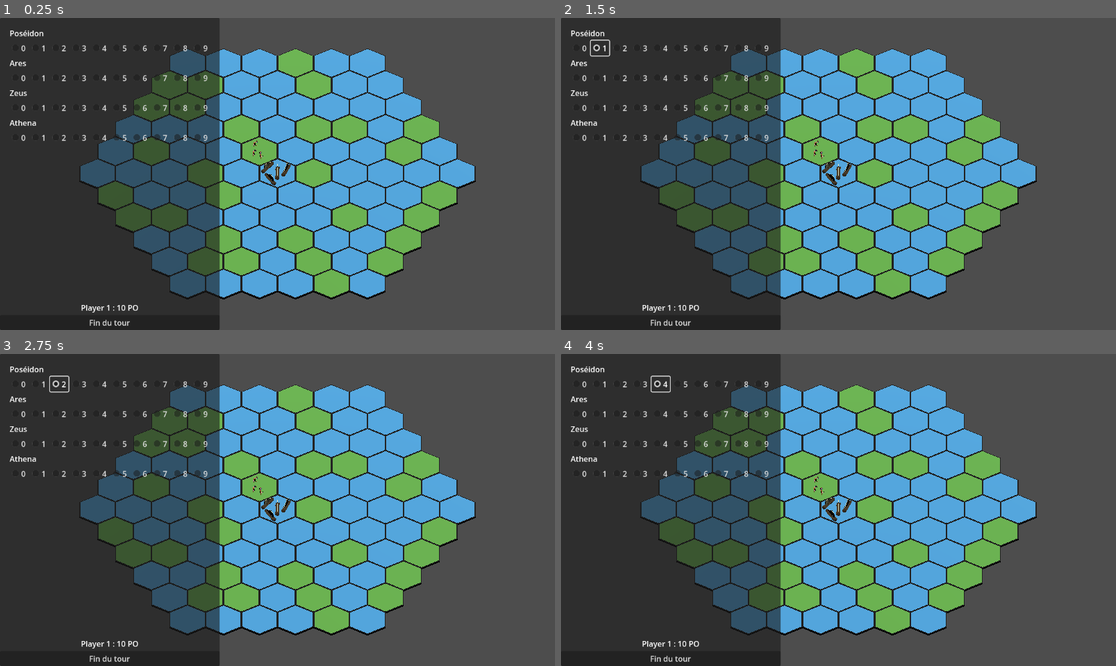
Above: before the commit, frames 1-4 (two rows, left to right).
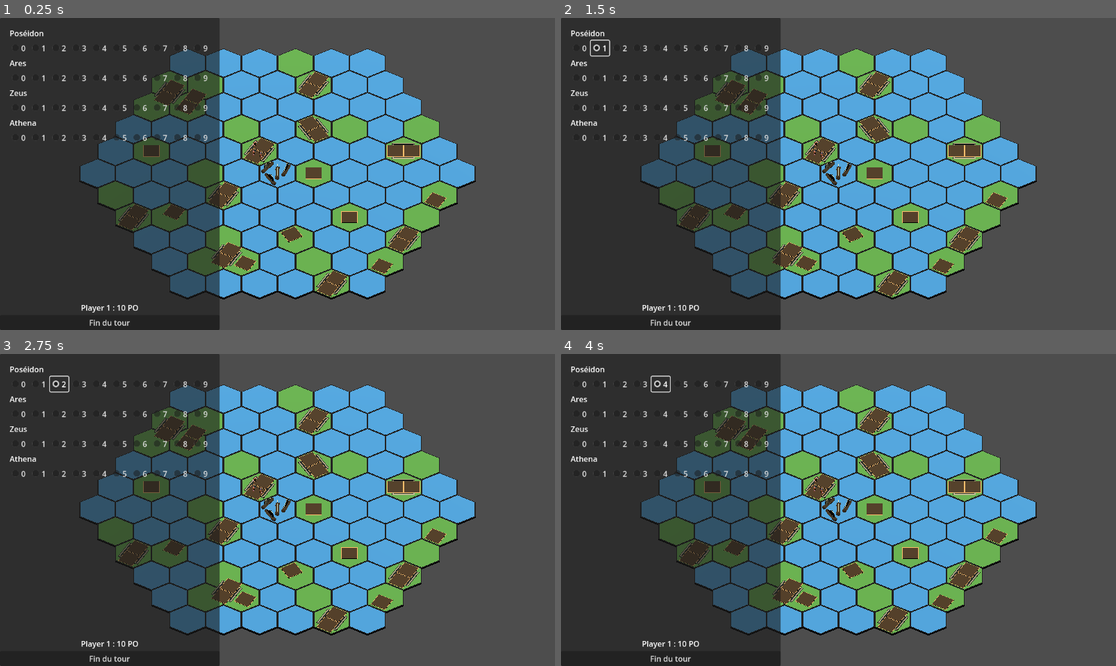
Above: after the commit, the same moments.

Repository: bemug/open-cyclades
Game: Godot game, scene res://game.tscn
Same seed, same stepped clock (60 frames per second), same inputs: the game is played once before the commit and once after it.
Inputs:
- Up to frame 1 (0.25 s): no input
- Up to frame 2 (1.5 s): click "0" at 0.5 s; click "1" at 1.25 s
- Up to frame 3 (2.75 s): click "2" at 2 s
- Up to frame 4 (4 s): click "3" at 2.75 s; click "4" at 3.5 s

The runs differ from the first frame. In frame 1, 3.9% of the frame differs, in the area x 21-81%, y 17-90%; in frame 2, 3.9%; in frame 3, 3.9%; in frame 4, 3.9%.

Commit message:
Add buildings and acropolis.

Diff:
--- /dev/null
+++ b/entities/board/buildings/acropolis_spot.tscn
@@ -0,0 +1,45 @@
+[gd_scene load_steps=6 format=3 uid="uid://cdpy806hm53tu"]
+
+[sub_resource type="BoxMesh" id="BoxMesh_t2yd5"]
+size = Vector3(1, 0.1, 0.05)
+
+[sub_resource type="StandardMaterial3D" id="StandardMaterial3D_p16pv"]
+albedo_color = Color(0.72, 0.693, 0.54, 1)
+
+[sub_resource type="BoxMesh" id="BoxMesh_vda2v"]
+size = Vector3(0.05, 0.1, 0.85)
+
+[sub_resource type="BoxMesh" id="BoxMesh_tkquu"]
+size = Vector3(1.05, 0.1, 1.05)
+
+[sub_resource type="StandardMaterial3D" id="StandardMaterial3D_wkh07"]
+albedo_color = Color(0.13875, 0.15, 0.1365, 1)
+
+[node name="Acropolis" type="Node3D"]
+
+[node name="Meshes" type="Node3D" parent="."]
+
+[node name="MeshInstance3D2" type="MeshInstance3D" parent="Meshes"]
+transform = Transform3D(1.05, 0, 0, 0, 1.05, 0, 0, 0, 1.05, 0, 0.01, 0.5)
+mesh = SubResource("BoxMesh_t2yd5")
+surface_material_override/0 = SubResource("StandardMaterial3D_p16pv")
+
+[node name="MeshInstance3D4" type="MeshInstance3D" parent="Meshes"]
+transform = Transform3D(1.05, 0, 0, 0, 1.05, 0, 0, 0, 1.05, 0, 0.01, -0.5)
+mesh = SubResource("BoxMesh_t2yd5")
+surface_material_override/0 = SubResource("StandardMaterial3D_p16pv")
+
+[node name="MeshInstance3D5" type="MeshInstance3D" parent="Meshes"]
+transform = Transform3D(1.05, 0, 0, 0, 1.05, 0, 0, 0, 1.05, 0.499911, 0.01, 0)
+mesh = SubResource("BoxMesh_vda2v")
+surface_material_override/0 = SubResource("StandardMaterial3D_p16pv")
+
+[node name="MeshInstance3D6" type="MeshInstance3D" parent="Meshes"]
+transform = Transform3D(1.05, 0, 0, 0, 1.05, 0, 0, 0, 1.05, -0.5, 0.01, 0)
+mesh = SubResource("BoxMesh_vda2v")
+surface_material_override/0 = SubResource("StandardMaterial3D_p16pv")
+
+[node name="MeshInstance3D3" type="MeshInstance3D" parent="Meshes"]
+transform = Transform3D(1.05, 0, 0, 0, 1.05, 0, 0, 0, 1.05, 0, 0.005, 0)
+mesh = SubResource("BoxMesh_tkquu")
+surface_material_override/0 = SubResource("StandardMaterial3D_wkh07")
--- /dev/null
+++ b/entities/board/buildings/small_building_spot.tscn
@@ -0,0 +1,24 @@
+[gd_scene load_steps=4 format=3 uid="uid://d3ycc2ci8v7tv"]
+
+[sub_resource type="BoxMesh" id="BoxMesh_dftg6"]
+size = Vector3(0.75, 0.1, 0.75)
+
+[sub_resource type="StandardMaterial3D" id="StandardMaterial3D_yhg8d"]
+albedo_color = Color(0.31, 0.2263, 0.124, 1)
+
+[sub_resource type="StandardMaterial3D" id="StandardMaterial3D_lps3y"]
+albedo_color = Color(1, 0.73, 0.4, 1)
+
+[node name="SmallBuildingSpot" type="Node3D"]
+
+[node name="Meshes" type="Node3D" parent="."]
+
+[node name="MeshInstance3D" type="MeshInstance3D" parent="Meshes"]
+transform = Transform3D(1, 0, 0, 0, 1, 0, 0, 0, 1, 0, 0.021158, 0)
+mesh = SubResource("BoxMesh_dftg6")
+surface_material_override/0 = SubResource("StandardMaterial3D_yhg8d")
+
+[node name="MeshInstance3D2" type="MeshInstance3D" parent="Meshes"]
+transform = Transform3D(1.05, 0, 0, 0, 1.05, 0, 0, 0, 1.05, 0, 0.01, 0)
+mesh = SubResource("BoxMesh_dftg6")
+surface_material_override/0 = SubResource("StandardMaterial3D_lps3y")
--- a/entities/board/tiles/hextile.gd
+++ b/entities/board/tiles/hextile.gd
@@ -13,16 +13,14 @@
 # Public Methods
 # ------------------------------------------------------------------------------
 func highlight(b: bool) -> void :
-	if(b):
-		for nodes: Node in $Meshes.get_children():
-			for mesh: MeshInstance3D in nodes.get_children():
-				if(mesh.name == "InnerMesh"): # TODO hardcoded for the moment
-					mesh.transparency = 0
-	else:
-		for nodes: Node in $Meshes.get_children():
-			for mesh: MeshInstance3D in nodes.get_children():
-				if(mesh.name == "InnerMesh"): # TODO hardcoded for the moment
-					mesh.transparency = 0.50
+		for node: Node in $Meshes.get_children():
+			for child: Node in node.get_children():
+				if(child.name == "InnerMesh"): # TODO hardcoded for the moment
+					var mesh: MeshInstance3D = child as MeshInstance3D
+					if(b):
+						mesh.transparency = 0
+					else:
+						mesh.transparency = 0.50
 
 # ------------------------------------------------------------------------------
 # Listeners (connected to external signals)
--- a/entities/board/tiles/islands/island1tile.tscn
+++ b/entities/board/tiles/islands/island1tile.tscn
@@ -1,6 +1,7 @@
-[gd_scene load_steps=6 format=3 uid="uid://dd6xfgrl7hu0t"]
+[gd_scene load_steps=7 format=3 uid="uid://dd6xfgrl7hu0t"]
 
 [ext_resource type="Script" path="res://entities/board/tiles/hextile.gd" id="1_vok66"]
+[ext_resource type="PackedScene" uid="uid://d3ycc2ci8v7tv" path="res://entities/board/buildings/small_building_spot.tscn" id="2_s88yo"]
 
 [sub_resource type="StandardMaterial3D" id="StandardMaterial3D_yiiau"]
 albedo_color = Color(0.402667, 0.689056, 0.297564, 1)
@@ -38,6 +39,8 @@
 mesh = SubResource("CylinderMesh_xnh78")
 skeleton = NodePath("../../..")
 
+[node name="SmallBuildingSpot" parent="Meshes" instance=ExtResource("2_s88yo")]
+
 [node name="Area3D" type="Area3D" parent="."]
 
 [node name="CollisionA" type="CollisionShape3D" parent="Area3D"]
--- a/entities/board/tiles/islands/island2tiles.tscn
+++ b/entities/board/tiles/islands/island2tiles.tscn
@@ -1,6 +1,8 @@
-[gd_scene load_steps=6 format=3 uid="uid://bivm2awixmf4g"]
+[gd_scene load_steps=8 format=3 uid="uid://bivm2awixmf4g"]
 
 [ext_resource type="Script" path="res://entities/board/tiles/hextile.gd" id="1_fltsv"]
+[ext_resource type="PackedScene" uid="uid://d3ycc2ci8v7tv" path="res://entities/board/buildings/small_building_spot.tscn" id="2_qditg"]
+[ext_resource type="PackedScene" uid="uid://cdpy806hm53tu" path="res://entities/board/buildings/acropolis_spot.tscn" id="3_wp88m"]
 
 [sub_resource type="StandardMaterial3D" id="StandardMaterial3D_eyrcg"]
 albedo_color = Color(0.402667, 0.689056, 0.297564, 1)
@@ -55,6 +57,15 @@
 mesh = SubResource("CylinderMesh_i56ie")
 skeleton = NodePath("../../..")
 
+[node name="SmallBuildingSpot" parent="Meshes" instance=ExtResource("2_qditg")]
+transform = Transform3D(0.5, 0, 0.866025, 0, 1, 0, -0.866025, 0, 0.5, 0.632659, 0, 0.392061)
+
+[node name="SmallBuildingSpot2" parent="Meshes" instance=ExtResource("2_qditg")]
+transform = Transform3D(0.5, 0, 0.866025, 0, 1, 0, -0.866025, 0, 0.5, 0.224052, 0, 1.09641)
+
+[node name="Acropolis" parent="Meshes" instance=ExtResource("3_wp88m")]
+transform = Transform3D(0.5, 0, 0.866025, 0, 1, 0, -0.866025, 0, 0.5, 0.433, 0, 0.75)
+
 [node name="Area3D" type="Area3D" parent="."]
 
 [node name="CollisionA" type="CollisionShape3D" parent="Area3D"]
--- a/entities/board/tiles/islands/island3tilesishape.tscn
+++ b/entities/board/tiles/islands/island3tilesishape.tscn
@@ -1,6 +1,8 @@
-[gd_scene load_steps=6 format=3 uid="uid://b4pcfgftgo5e5"]
+[gd_scene load_steps=8 format=3 uid="uid://b4pcfgftgo5e5"]
 
 [ext_resource type="Script" path="res://entities/board/tiles/hextile.gd" id="1_busu5"]
+[ext_resource type="PackedScene" uid="uid://d3ycc2ci8v7tv" path="res://entities/board/buildings/small_building_spot.tscn" id="2_d50ii"]
+[ext_resource type="PackedScene" uid="uid://cdpy806hm53tu" path="res://entities/board/buildings/acropolis_spot.tscn" id="3_uy4lh"]
 
 [sub_resource type="StandardMaterial3D" id="StandardMaterial3D_i82gl"]
 albedo_color = Color(0.402667, 0.689056, 0.297564, 1)
@@ -70,6 +72,18 @@
 mesh = SubResource("CylinderMesh_ths01")
 skeleton = NodePath("../../..")
 
+[node name="SmallBuildingSpot" parent="Meshes" instance=ExtResource("2_d50ii")]
+transform = Transform3D(0.5, 0, 0.866025, 0, 1, 0, -0.866025, 0, 0.5, 1.08533, 0, 1.16004)
+
+[node name="SmallBuildingSpot2" parent="Meshes" instance=ExtResource("2_d50ii")]
+transform = Transform3D(0.5, 0, 0.866025, 0, 1, 0, -0.866025, 0, 0.5, 0.676724, 0, 1.8644)
+
+[node name="SmallBuildingSpot3" parent="Meshes" instance=ExtResource("2_d50ii")]
+transform = Transform3D(0.5, 0, -0.866025, 0, 1, 0, 0.866025, 0, 0.5, -1.04847, 0, -1.8371)
+
+[node name="Acropolis" parent="Meshes" instance=ExtResource("3_uy4lh")]
+transform = Transform3D(0.5, 0, 0.866025, 0, 1, 0, -0.866025, 0, 0.5, 0.885672, 0, 1.51798)
+
 [node name="Area3D" type="Area3D" parent="."]
 
 [node name="CollisionA" type="CollisionShape3D" parent="Area3D"]
--- a/entities/board/tiles/islands/island3tilestriangle.tscn
+++ b/entities/board/tiles/islands/island3tilestriangle.tscn
@@ -1,6 +1,8 @@
-[gd_scene load_steps=6 format=3 uid="uid://2h88qojskcr3"]
+[gd_scene load_steps=8 format=3 uid="uid://2h88qojskcr3"]
 
 [ext_resource type="Script" path="res://entities/board/tiles/hextile.gd" id="1_a2yh0"]
+[ext_resource type="PackedScene" uid="uid://d3ycc2ci8v7tv" path="res://entities/board/buildings/small_building_spot.tscn" id="2_skpan"]
+[ext_resource type="PackedScene" uid="uid://cdpy806hm53tu" path="res://entities/board/buildings/acropolis_spot.tscn" id="3_ng2uv"]
 
 [sub_resource type="StandardMaterial3D" id="StandardMaterial3D_8peda"]
 albedo_color = Color(0.402667, 0.689056, 0.297564, 1)
@@ -71,6 +73,18 @@
 mesh = SubResource("CylinderMesh_unxr6")
 skeleton = NodePath("../../..")
 
+[node name="SmallBuildingSpot" parent="Meshes" instance=ExtResource("2_skpan")]
+transform = Transform3D(0.5, 0, 0.866025, 0, 1, 0, -0.866025, 0, 0.5, 0.352853, 0, -0.274181)
+
+[node name="SmallBuildingSpot2" parent="Meshes" instance=ExtResource("2_skpan")]
+transform = Transform3D(0.5, 0, 0.866025, 0, 1, 0, -0.866025, 0, 0.5, 1.0452, 0, 0.626399)
+
+[node name="SmallBuildingSpot3" parent="Meshes" instance=ExtResource("2_skpan")]
+transform = Transform3D(0.5, 0, 0.866025, 0, 1, 0, -0.866025, 0, 0.5, -0.0557532, 0, 0.430173)
+
+[node name="Acropolis" parent="Meshes" instance=ExtResource("3_ng2uv")]
+transform = Transform3D(0.5, 0, 0.866025, 0, 1, 0, -0.866025, 0, 0.5, 0.153195, 0, 0.0837587)
+
 [node name="Area3D" type="Area3D" parent="."]
 
 [node name="CollisionA" type="CollisionShape3D" parent="Area3D"]
--- a/entities/board/tiles/islands/island3tilesvshape.tscn
+++ b/entities/board/tiles/islands/island3tilesvshape.tscn
@@ -1,6 +1,8 @@
-[gd_scene load_steps=6 format=3 uid="uid://drwpuvppadvma"]
+[gd_scene load_steps=8 format=3 uid="uid://drwpuvppadvma"]
 
 [ext_resource type="Script" path="res://entities/board/tiles/hextile.gd" id="1_48rwj"]
+[ext_resource type="PackedScene" uid="uid://d3ycc2ci8v7tv" path="res://entities/board/buildings/small_building_spot.tscn" id="2_kvjmv"]
+[ext_resource type="PackedScene" uid="uid://cdpy806hm53tu" path="res://entities/board/buildings/acropolis_spot.tscn" id="3_vn2oj"]
 
 [sub_resource type="StandardMaterial3D" id="StandardMaterial3D_7kdff"]
 albedo_color = Color(0.402667, 0.689056, 0.297564, 1)
@@ -71,6 +73,18 @@
 mesh = SubResource("CylinderMesh_akrbw")
 skeleton = NodePath("../../..")
 
+[node name="SmallBuildingSpot" parent="Meshes" instance=ExtResource("2_kvjmv")]
+transform = Transform3D(0.5, 0, 0.866025, 0, 1, 0, -0.866025, 0, 0.5, -0.0899259, 0, 0.150489)
+
+[node name="SmallBuildingSpot2" parent="Meshes" instance=ExtResource("2_kvjmv")]
+transform = Transform3D(0.5, 0, 0.866025, 0, 1, 0, -0.866025, 0, 0.5, -0.498532, 0, 0.854843)
+
+[node name="SmallBuildingSpot3" parent="Meshes" instance=ExtResource("2_kvjmv")]
+transform = Transform3D(0.5, 0, 0.866025, 0, 1, 0, -0.866025, 0, 0.5, 1.66278, 0, 0.150489)
+
+[node name="Acropolis" parent="Meshes" instance=ExtResource("3_vn2oj")]
+transform = Transform3D(0.5, 0, 0.866025, 0, 1, 0, -0.866025, 0, 0.5, -0.289584, 0, 0.508429)
+
 [node name="Area3D" type="Area3D" parent="."]
 
 [node name="CollisionA" type="CollisionShape3D" parent="Area3D"]
--- a/entities/board/tiles/islands/island4tilesishape.tscn
+++ b/entities/board/tiles/islands/island4tilesishape.tscn
@@ -1,6 +1,8 @@
-[gd_scene load_steps=6 format=3 uid="uid://cvdnvtd1c1bse"]
+[gd_scene load_steps=8 format=3 uid="uid://cvdnvtd1c1bse"]
 
 [ext_resource type="Script" path="res://entities/board/tiles/hextile.gd" id="1_qowol"]
+[ext_resource type="PackedScene" uid="uid://d3ycc2ci8v7tv" path="res://entities/board/buildings/small_building_spot.tscn" id="2_byo4l"]
+[ext_resource type="PackedScene" uid="uid://cdpy806hm53tu" path="res://entities/board/buildings/acropolis_spot.tscn" id="3_p14o6"]
 
 [sub_resource type="StandardMaterial3D" id="StandardMaterial3D_cp6jd"]
 albedo_color = Color(0.402667, 0.689056, 0.297564, 1)
@@ -87,6 +89,21 @@
 mesh = SubResource("CylinderMesh_v7s1k")
 skeleton = NodePath("../../..")
 
+[node name="SmallBuildingSpot" parent="Meshes" instance=ExtResource("2_byo4l")]
+transform = Transform3D(-0.502145, 0, 0.864784, 0, 1, 0, -0.864784, 0, -0.502145, 0.229265, 0, 0.398981)
+
+[node name="SmallBuildingSpot3" parent="Meshes" instance=ExtResource("2_byo4l")]
+transform = Transform3D(-0.502145, 0, 0.864784, 0, 1, 0, -0.864784, 0, -0.502145, 0.636699, 0, 1.10401)
+
+[node name="Acropolis" parent="Meshes" instance=ExtResource("3_p14o6")]
+transform = Transform3D(-0.502145, 0, 0.864784, 0, 1, 0, -0.864784, 0, -0.502145, 0.440292, 0, 0.750339)
+
+[node name="SmallBuildingSpot2" parent="Meshes" instance=ExtResource("2_byo4l")]
+transform = Transform3D(-0.502145, 0, 0.864784, 0, 1, 0, -0.864784, 0, -0.502145, 1.4919, 0, 2.56463)
+
+[node name="SmallBuildingSpot4" parent="Meshes" instance=ExtResource("2_byo4l")]
+transform = Transform3D(-0.502145, 0, 0.864784, 0, 1, 0, -0.864784, 0, -0.502145, -1.10477, 0, -1.91165)
+
 [node name="Area3D" type="Area3D" parent="."]
 
 [node name="CollisionA" type="CollisionShape3D" parent="Area3D"]
--- a/entities/board/tiles/islands/island4tilessquare.tscn
+++ b/entities/board/tiles/islands/island4tilessquare.tscn
@@ -1,6 +1,8 @@
-[gd_scene load_steps=6 format=3 uid="uid://cbkgtp8no76r3"]
+[gd_scene load_steps=8 format=3 uid="uid://cbkgtp8no76r3"]
 
 [ext_resource type="Script" path="res://entities/board/tiles/hextile.gd" id="1_7dr4o"]
+[ext_resource type="PackedScene" uid="uid://d3ycc2ci8v7tv" path="res://entities/board/buildings/small_building_spot.tscn" id="2_lxk7e"]
+[ext_resource type="PackedScene" uid="uid://cdpy806hm53tu" path="res://entities/board/buildings/acropolis_spot.tscn" id="3_2juvx"]
 
 [sub_resource type="StandardMaterial3D" id="StandardMaterial3D_hr60i"]
 albedo_color = Color(0.402667, 0.689056, 0.297564, 1)
@@ -87,6 +89,21 @@
 mesh = SubResource("CylinderMesh_xgafu")
 skeleton = NodePath("../../..")
 
+[node name="SmallBuildingSpot" parent="Meshes" instance=ExtResource("2_lxk7e")]
+transform = Transform3D(0.5, 0, 0.866025, 0, 1, 0, -0.866025, 0, 0.5, -0.228893, 0, -0.566321)
+
+[node name="SmallBuildingSpot2" parent="Meshes" instance=ExtResource("2_lxk7e")]
+transform = Transform3D(0.5, 0, 0.866025, 0, 1, 0, -0.866025, 0, 0.5, -0.637499, 0, 0.138033)
+
+[node name="Acropolis" parent="Meshes" instance=ExtResource("3_2juvx")]
+transform = Transform3D(0.5, 0, 0.866025, 0, 1, 0, -0.866025, 0, 0.5, -0.428551, 0, -0.208382)
+
+[node name="SmallBuildingSpot3" parent="Meshes" instance=ExtResource("2_lxk7e")]
+transform = Transform3D(0.5, 0, 0.866025, 0, 1, 0, -0.866025, 0, 0.5, 0.816619, 0, 0.037405)
+
+[node name="SmallBuildingSpot4" parent="Meshes" instance=ExtResource("2_lxk7e")]
+transform = Transform3D(0.5, 0, 0.866025, 0, 1, 0, -0.866025, 0, 0.5, 0.408012, 0, 0.741759)
+
 [node name="Area3D" type="Area3D" parent="."]
 
 [node name="CollisionA" type="CollisionShape3D" parent="Area3D"]
